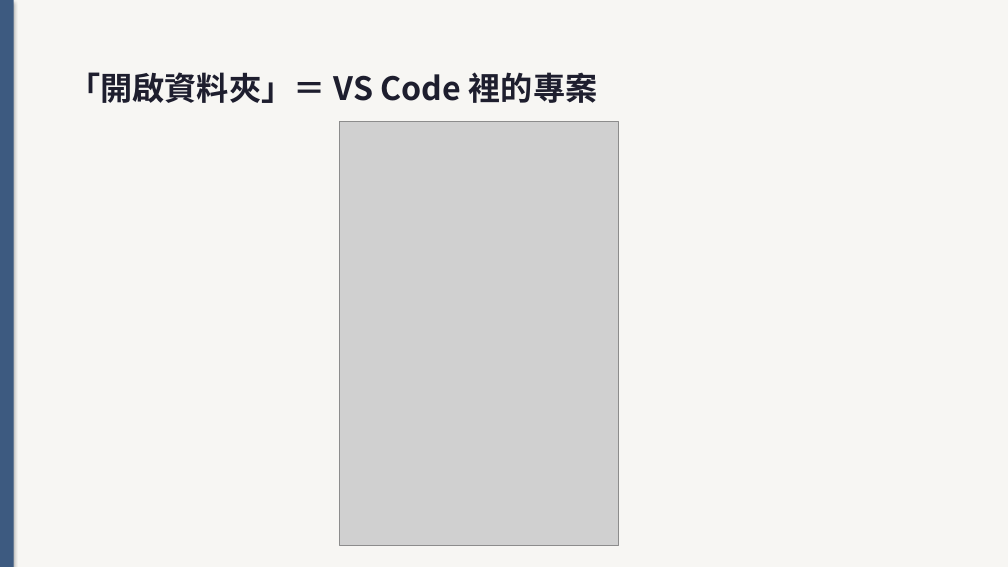
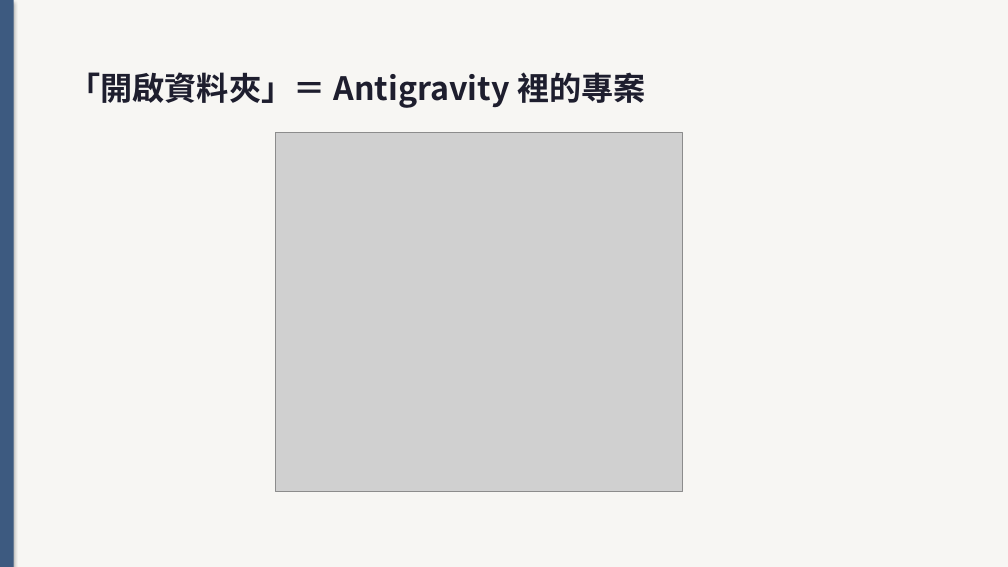
Before and after one commit to bobhsu408/vscode, a slide deck: slide 23 of jo6bj03284504t_6g4a83.pptx (slide 12 before the commit). Drawn at 1008x567 pixels with LibreOffice and Linux fonts; fonts in the diff are those of the drawing; grey boxes stand for pictures. Boxes give left, top, right and bottom in pixels: in the first picture for what was removed or moved away, otherwise in the second. Text is boxed around its words. In the diff, an @@ line names an element or a change of style, - is before the commit and + after.

```diff
--- a/jo6bj03284504t_6g4a83.pptx
+++ b/jo6bj03284504t_6g4a83.pptx
@@ text at box(68, 72, 646, 108): text changed @@
-「開啟資料夾」＝ VS Code 裡的專案
+「開啟資料夾」＝ Antigravity 裡的專案
@@ picture: place and size @@
-picture at box(340, 122, 619, 545)
+picture at box(275, 132, 682, 492)
```
Also in this commit, not shown: 39 other slides changed, 23 slides added, 9 slides removed, 11 other files.
